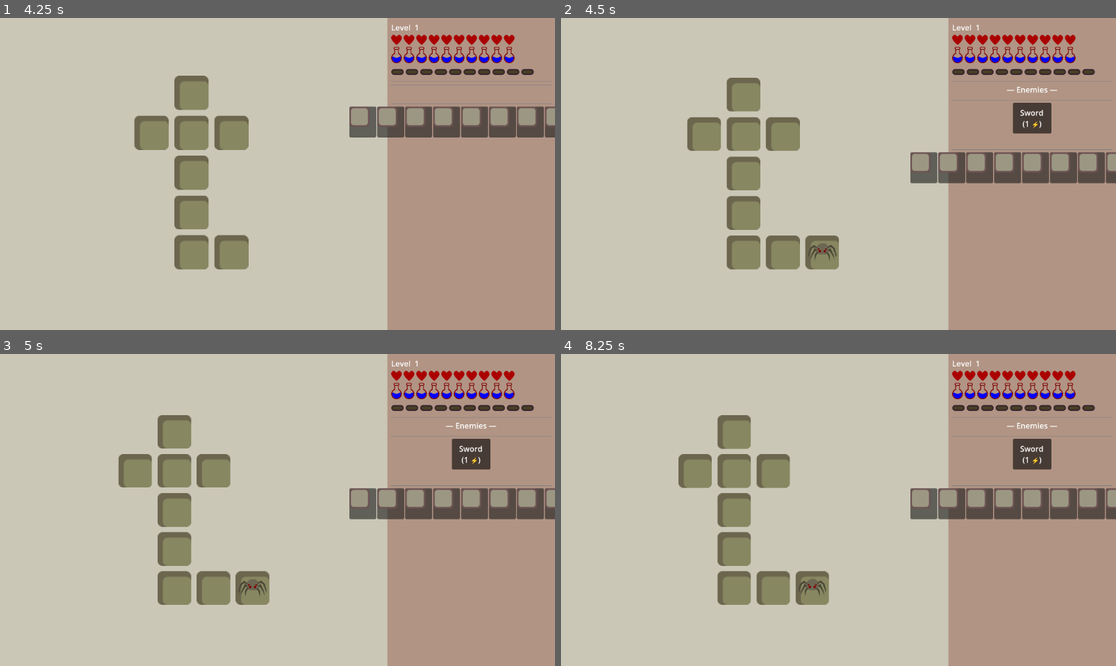
Above: before the commit, frames 1-4 (two rows, left to right).
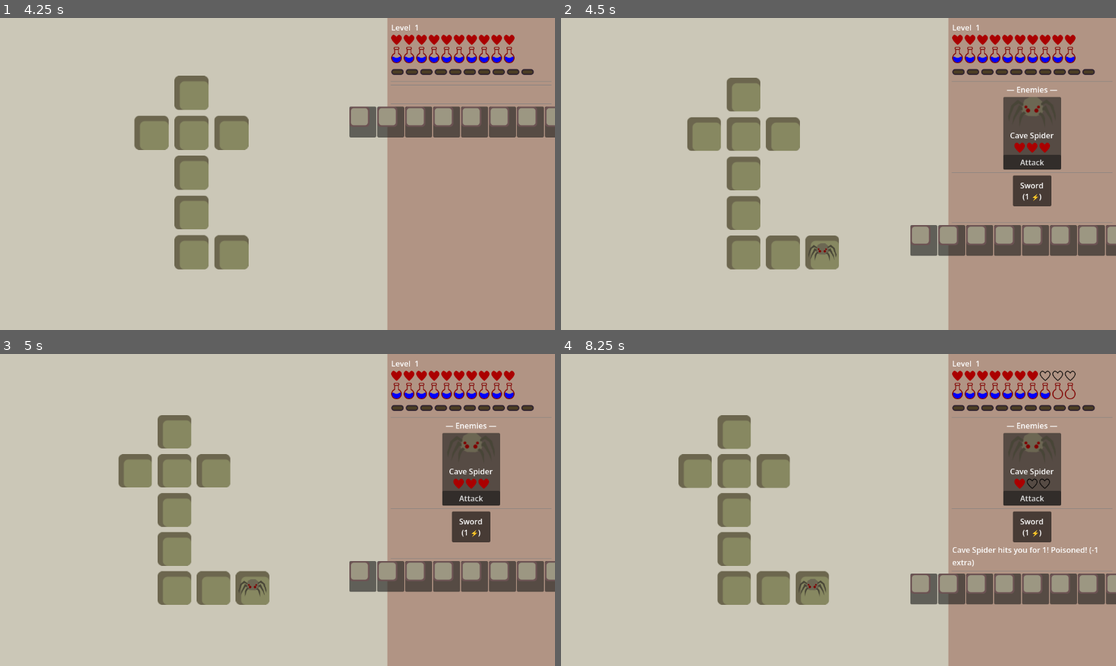
Above: after the commit, the same moments.

Repository: jiexdrop/run-reset
Game: Godot game, scene res://scenes/init.tscn
Same seed, same stepped clock (60 frames per second), same inputs: the game is played once before the commit and once after it.
Inputs (mouse positions are in pixels of both pictures, inside the frame that each line leads up to):
- Up to frame 1 (4.25 s): click "New Game" at 0.5 s; tap Enter at 1.25 s; drag from (194, 174) to (333, 105) at 1.27 s; drag from (160, 139) to (227, 205) at 2.02 s; move the mouse to (166, 117) at 2.77 s; click (166, 117) at 2.92 s; drag from (172, 102) to (172, 195) at 3.52 s
- Up to frame 2 (4.5 s): drag from (794, 252) to (710, 133) at 4.27 s
- Up to frame 3 (5 s): no input
- Up to frame 4 (8.25 s): click "Sword (1 ⚡)" at 5 s; click (1032, 497) at 5.75 s, where only the run after the commit has a clickable "Attack"; click "Sword (1 ⚡)" at 6.5 s; click (1032, 497) at 7.25 s, where only the run after the commit has a clickable "Attack"; click "Sword (1 ⚡)" at 8 s

Frame 1 is identical in both runs. In frame 2, 7.4% of the frame differs, in the area x 62-100%, y 25-77%; in frame 3, 7.4%; in frame 4, 7.9%, in the area x 62-100%, y 5-81%.
Error before the commit: Cannot call method 'get_children' on a null value. (res://scenes/combat_ui.gd:288)

Commit message:
fixing combat

Diff:
--- a/scenes/combat_ui.gd
+++ b/scenes/combat_ui.gd
@@ -23,7 +23,7 @@
 @onready var hearts_row:     HBoxContainer = $MarginContainer/VBox/StatsSection/HeartsRow
 @onready var energy_row:     HBoxContainer = $MarginContainer/VBox/StatsSection/EnergyRow
 @onready var exp_row:        HBoxContainer = $MarginContainer/VBox/StatsSection/ExpRow
-@onready var mob_row:        HBoxContainer = $MarginContainer/VBox/CombatSection/MobScrollContainer/MobRow
+@onready var mob_row:        HBoxContainer = $MarginContainer/VBox/CombatSection/MobRow
 @onready var attack_bar:     HBoxContainer = $MarginContainer/VBox/AttackBar
 @onready var combat_section: Control       = $MarginContainer/VBox/CombatSection
 @onready var log_label:      Label         = $MarginContainer/VBox/LogLabel
@@ -97,6 +97,8 @@
 
 
 func _rebuild_mob_cards() -> void:
+	if mob_row == null:
+		return
 	_clear_children(mob_row)
 	for mob_id in _active_mob_ids:
 		if mob_id >= GameState.monsters.size():
@@ -109,6 +111,8 @@
 
 
 func _rebuild_attack_bar() -> void:
+	if attack_bar == null:
+		return
 	_clear_children(attack_bar)
 	for i in range(_attacks.size()):
 		var atk: AttackData = _attacks[i]
@@ -285,5 +289,7 @@
 
 
 func _clear_children(node: Node) -> void:
+	if node == null:
+		return
 	for child in node.get_children():
 		child.queue_free()
